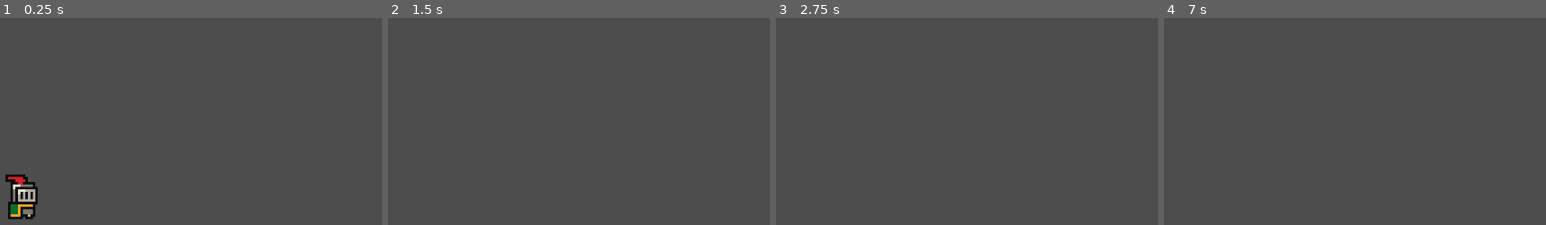
Above: before the commit, frames 1-4 (left to right).
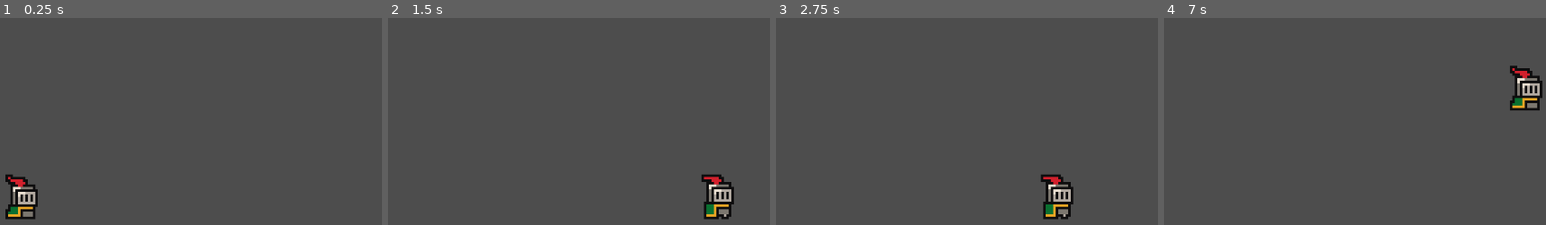
Above: after the commit, the same moments.

Repository: oebsworth/princess-dragon-slayer-godot
Game: Godot game, scene res://scenes/game.tscn
Same seed, same stepped clock (60 frames per second), same inputs: the game is played once before the commit and once after it.
Inputs:
- Up to frame 1 (0.25 s): no input
- Up to frame 2 (1.5 s): tap Enter (ui_accept) at 0.5, 0.77 s; hold Right (ui_right) from 0.53 s (still down)
- Up to frame 3 (2.75 s): tap Enter (ui_accept) at 1.52, 2 s; release Right (ui_right) at 2.03 s; hold Left (ui_left) from 2.03 s (still down)
- Up to frame 4 (7 s): release Left (ui_left) at 2.78 s; hold Right (ui_right) 2.78-4.28 s; tap Enter (ui_accept) at 3.02, 3.5, 3.77, 4.25, 4.52, 5, 5.75, 6.02, 6.77 s; hold Left (ui_left) 4.28-5.03 s; hold Right (ui_right) 5.03-5.78 s; hold Left (ui_left) from 5.78 s (still down)

The runs differ from the first frame. In frame 1, 0.8% of the frame differs, in the area x 1-10%, y 75-98%; in frame 2, 1.4%, in the area x 82-91%, y 75-98%; in frame 3, 1.4%; in frame 4, 1.4%.

Commit message:
Adjusted the movement values in the player movement script to feel more realistic.

Diff:
--- a/scenes/player.tscn
+++ b/scenes/player.tscn
@@ -50,7 +50,7 @@
 sprite_frames = SubResource("SpriteFrames_at31v")
 animation = &"Idle"
 autoplay = "Idle"
-frame_progress = 0.952994
+frame_progress = 0.0573905
 
 [node name="CollisionShape2D" type="CollisionShape2D" parent="."]
 position = Vector2(0, -5)
--- a/scripts/player.gd
+++ b/scripts/player.gd
@@ -1,8 +1,8 @@
 extends CharacterBody2D
 
 
-const SPEED = 300.0
-const JUMP_VELOCITY = -400.0
+const SPEED = 130.0
+const JUMP_VELOCITY = -300.0
 
 # Get the gravity from the project settings to be synced with RigidBody nodes.
 var gravity = ProjectSettings.get_setting("physics/2d/default_gravity")
